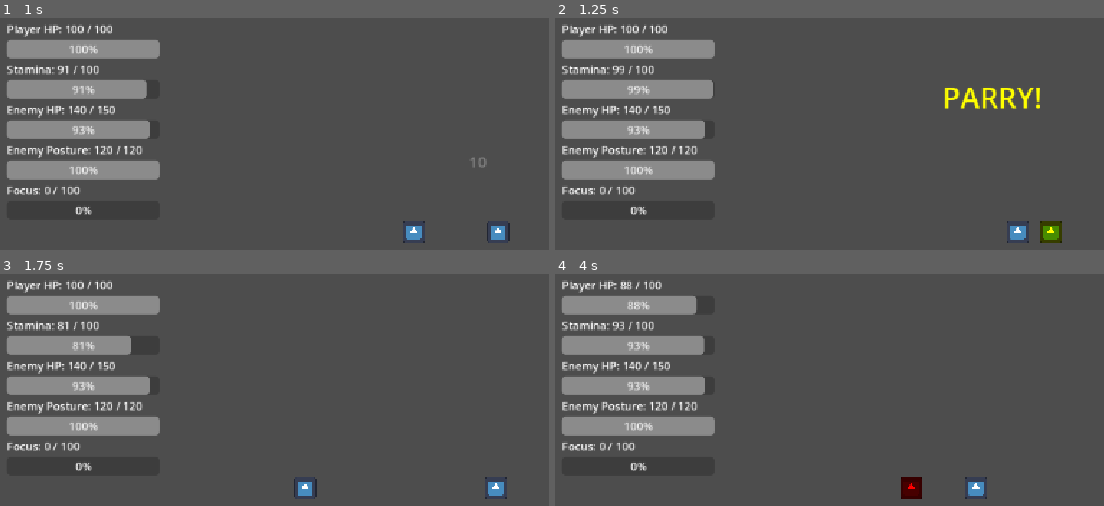
Above: before the commit, frames 1-4 (two rows, left to right).
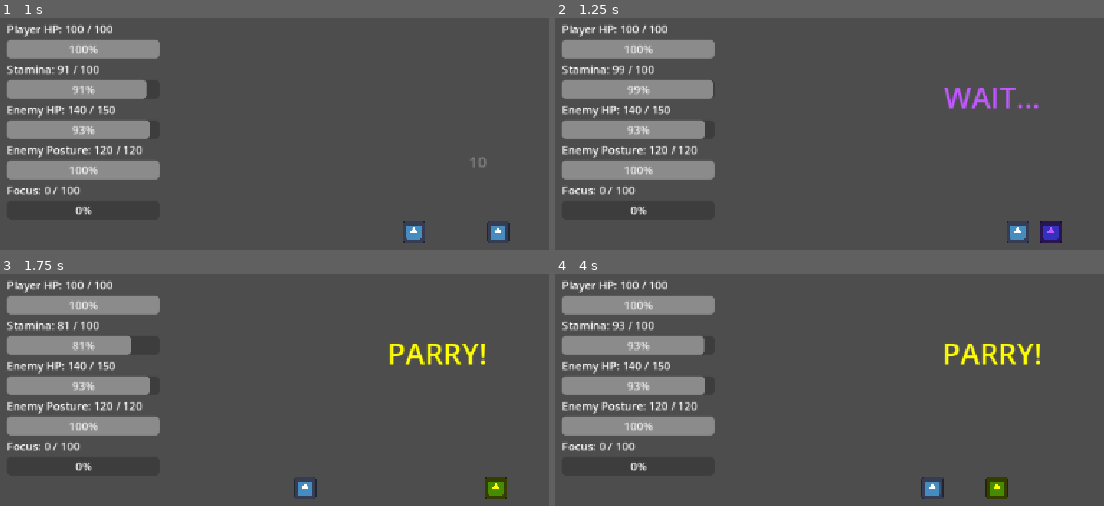
Above: after the commit, the same moments.

Repository: shanwinder/lastblade
Game: Godot game, scene res://scenes/main/BossBrokenMaster.tscn
Same seed, same stepped clock (60 frames per second), same inputs: the game is played once before the commit and once after it. Before the commit the project starts from res://scenes/main/Main.tscn. The engine's default icon, where the game draws it, is replaced by a stand-in: a white triangle on a blue panel in a dark square.
Inputs:
- Up to frame 1 (1 s): hold Right (ui_right) from 0.53 s (still down); tap A (attack) at 0.6 s
- Up to frame 2 (1.25 s): keep holding Right (ui_right)
- Up to frame 3 (1.75 s): release Right (ui_right) at 1.28 s; hold Left (ui_left) from 1.28 s (still down); tap S (dash) at 1.35 s
- Up to frame 4 (4 s): release Left (ui_left) at 2.03 s; hold Right (ui_right) 2.03-3.53 s; tap D (parry) at 2.1 s; tap R at 2.85 s; hold Left (ui_left) from 3.53 s (still down); tap A (attack) at 3.6 s

Frame 1 is identical in both runs. In frame 2, 1.5% of the frame differs, in the area x 70-93%, y 30-97%; in frame 3, 1.2%; in frame 4, 2.4%, in the area x 11-89%, y 2-97%.

Commit message:
Use combat_target group for HUD target lookup
Add boss nodes to a new "combat_target" group and update HUD target discovery to search that group first (with a fallback to previous child-signal scan). Adds debug prints and an error log when no target is found. Also updates the main scene file to reference the BossBrokenMaster packed scene and refreshes ext_resource IDs accordingly.

Diff:
--- a/last-blade-trial/BossBrokenMaster.gd
+++ b/last-blade-trial/BossBrokenMaster.gd
@@ -268,6 +268,11 @@
 func _ready() -> void:
 	# สุ่มค่าเริ่มต้น เพื่อให้การเลือกท่าโจมตีไม่ซ้ำแบบเดิมทุกครั้งที่เปิดเกม
 	randomize()
+
+	# เพิ่มบอสเข้า group combat_target
+	# HUD จะใช้ group นี้ในการหาเป้าหมายต่อสู้หลัก
+	# ทำให้ไม่ต้องล็อกชื่อ node ว่าต้องเป็น EnemyDummy อีกต่อไป
+	add_to_group("combat_target")
 
 	# ตั้ง Layer ของศัตรูให้เป็น Layer Enemy
 	collision_layer = ENEMY_BODY_LAYER
--- a/last-blade-trial/HUD.gd
+++ b/last-blade-trial/HUD.gd
@@ -56,25 +56,31 @@
 var is_game_finished: bool = false
 
 func find_combat_target():
-	# หา node ศัตรูหรือบอสจากลูกทั้งหมดของ Main
-	# วิธีนี้ไม่สนใจว่า node ชื่อ EnemyDummy หรือ BossBrokenMaster
-	# ขอแค่ node นั้นมี signal สำหรับ HUD ก็พอ
-
+	# หาเป้าหมายต่อสู้หลักจาก group combat_target
+	# ตอนนี้ BossBrokenMaster จะ add_to_group("combat_target") ใน _ready()
+	var combat_targets := get_tree().get_nodes_in_group("combat_target")
+
+	# ถ้าเจอเป้าหมายใน group ให้ใช้ตัวแรก
+	if combat_targets.size() > 0:
+		var target = combat_targets[0]
+		print("HUD found combat target from group:", target.name)
+		return target
+
+	# ถ้ายังไม่เจอจาก group ให้ใช้วิธีสำรอง
+	# วนหาจากลูกของ Main ที่มี signal แบบศัตรูหรือบอส
 	var main_node = get_parent()
 
-	# วนดูทุก node ลูกของ Main
 	for child in main_node.get_children():
-		# ข้าม HUD ตัวเอง เพื่อไม่ให้ตรวจตัวเองผิด
+		# ข้าม HUD ตัวเอง
 		if child == self:
 			continue
 
-		# ตรวจว่า node นี้มี signal แบบศัตรูหรือบอสหรือไม่
-		# BossBrokenMaster และ EnemyDummy มี signal เหล่านี้เหมือนกัน
+		# ศัตรูหรือบอสต้องมี signal สองตัวนี้
 		if child.has_signal("enemy_stats_changed") and child.has_signal("enemy_died"):
-			print("HUD found combat target:", child.name)
+			print("HUD found combat target by signal:", child.name)
 			return child
 
-	# ถ้าหาไม่เจอ ให้คืนค่า null
+	# ถ้าหาไม่เจอ ให้แจ้ง error ใน console
 	print("HUD ERROR: combat target not found")
 	return null
 
--- a/last-blade-trial/scenes/main/Main.tscn
+++ b/last-blade-trial/scenes/main/BossBrokenMaster.tscn
@@ -1,11 +1,11 @@
 [gd_scene format=3 uid="uid://7i1h2iabnsg4"]
 
-[ext_resource type="Script" uid="uid://dtpt6yeinedsj" path="res://arena_manager.gd" id="1_1rhdn"]
-[ext_resource type="Script" uid="uid://bgn1t6o38flks" path="res://player.gd" id="1_nha0i"]
-[ext_resource type="Texture2D" uid="uid://7jrmvjfqe2ag" path="res://icon.svg" id="1_u1xfj"]
-[ext_resource type="Script" uid="uid://ctwdm7k5ww2c0" path="res://HUD.gd" id="4_gyg6b"]
-[ext_resource type="Script" uid="uid://bfcpuai2nb0xm" path="res://game_camera.gd" id="5_dc040"]
-[ext_resource type="PackedScene" uid="uid://cjj8b0p4bdtye" path="res://scenes/bosses/BossBrokenMaster.tscn" id="5_sjxhf"]
+[ext_resource type="Script" uid="uid://dtpt6yeinedsj" path="res://arena_manager.gd" id="1_tedvd"]
+[ext_resource type="Script" uid="uid://bgn1t6o38flks" path="res://player.gd" id="2_mknfb"]
+[ext_resource type="Texture2D" uid="uid://7jrmvjfqe2ag" path="res://icon.svg" id="3_5ds0b"]
+[ext_resource type="PackedScene" uid="uid://cjj8b0p4bdtye" path="res://scenes/bosses/BossBrokenMaster.tscn" id="4_tedvd"]
+[ext_resource type="Script" uid="uid://ctwdm7k5ww2c0" path="res://HUD.gd" id="5_7w3th"]
+[ext_resource type="Script" uid="uid://bfcpuai2nb0xm" path="res://game_camera.gd" id="6_jpax5"]
 
 [sub_resource type="RectangleShape2D" id="RectangleShape2D_nha0i"]
 size = Vector2(32, 32)
@@ -44,11 +44,11 @@
 [node name="CollisionShape2D" type="CollisionShape2D" parent="Player/Hurtbox" unique_id=749896351]
 shape = SubResource("RectangleShape2D_32k8f")
 
-[node name="BossBrokenMaster" parent="." unique_id=631216959 instance=ExtResource("5_sjxhf")]
+[node name="EnemyDummy" parent="." unique_id=631216959 instance=ExtResource("4_tedvd")]
 position = Vector2(780, 324)
 
 [node name="HUD" type="CanvasLayer" parent="." unique_id=1436178556]
-script = ExtResource("4_gyg6b")
+script = ExtResource("5_7w3th")
 
 [node name="Control" type="Control" parent="HUD" unique_id=1109049797]
 layout_mode = 3
Not shown: 2 places in last-blade-trial/scenes/main/BossBrokenMaster.tscn that only renumber resources
